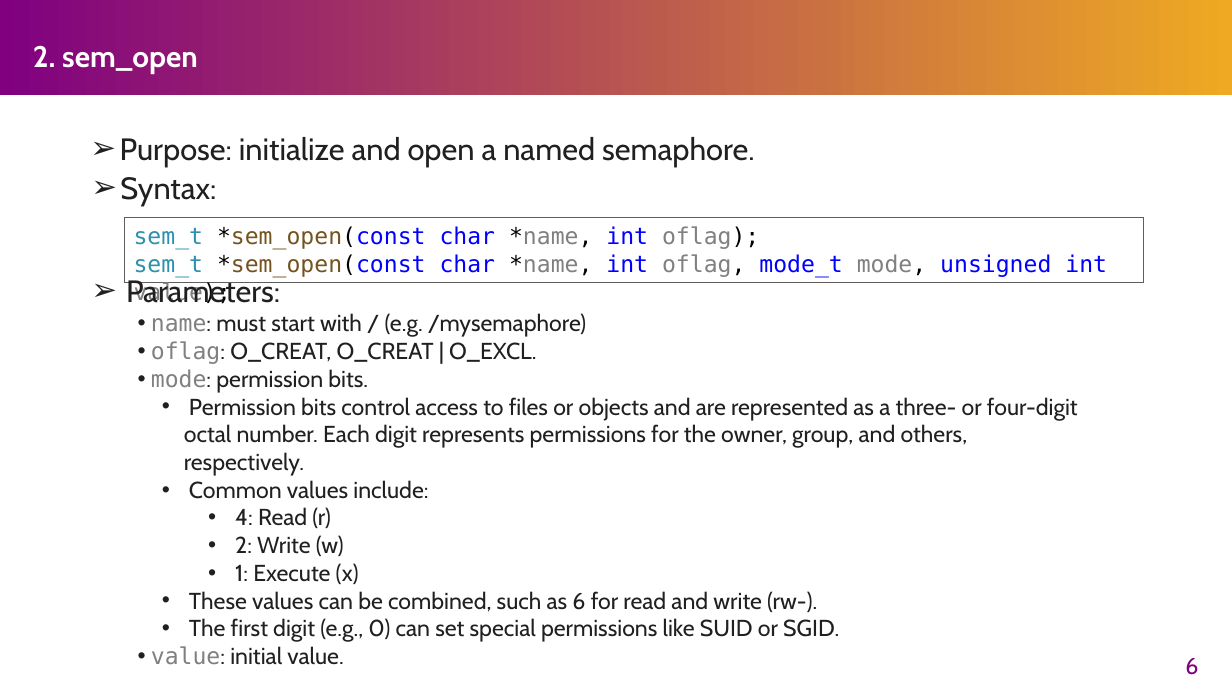
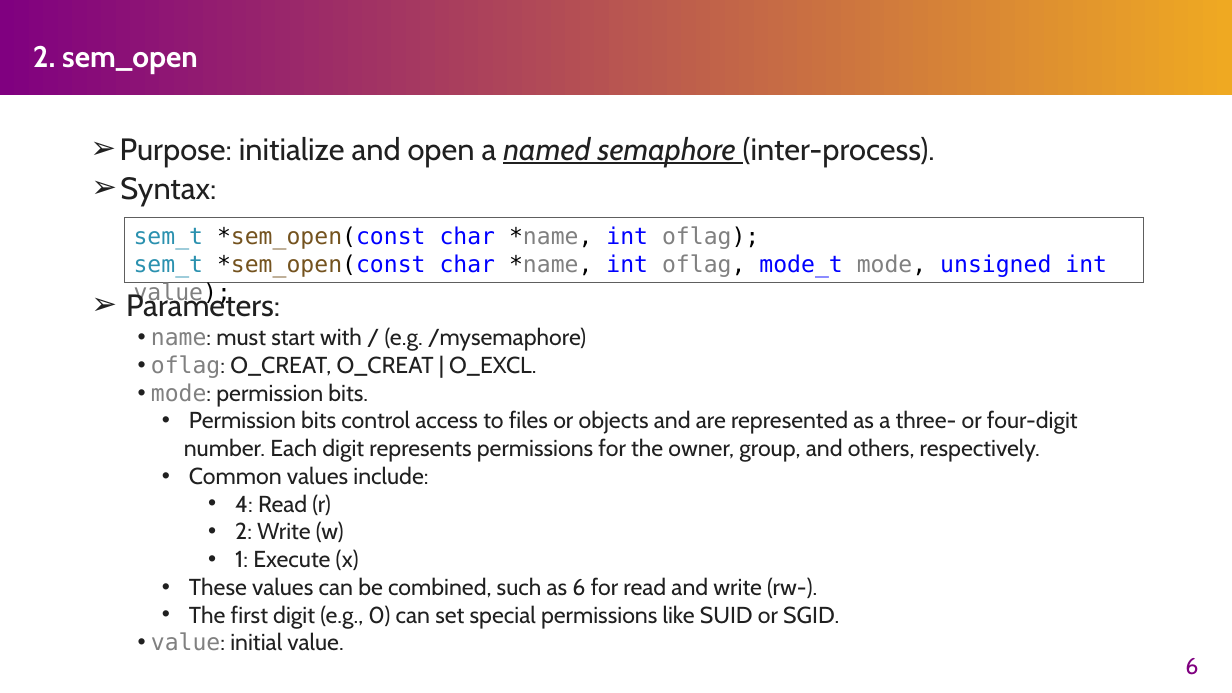
Before and after one commit to henryhxu/CSCI3150, a slide deck: slide 6 of tutorial/T06/tut06.pptx. Drawn at 1232x693 pixels with LibreOffice and Linux fonts; fonts in the diff are those of the drawing. Boxes give left, top, right and bottom in pixels: in the first picture for what was removed or moved away, otherwise in the second. Text is boxed around its words. In the diff, an @@ line names an element or a change of style, - is before the commit and + after.

```diff
--- a/tutorial/T06/tut06.pptx
+++ b/tutorial/T06/tut06.pptx
@@ text at bbox=[120, 137, 935, 166]: text changed @@
-➢ Purpose: initialize and open a named semaphore.
+➢ Purpose: initialize and open a named semaphore (inter-process).
@@ text at bbox=[184, 410, 1078, 462]: text changed @@
-    • Permission bits control access to files or objects and are represented as a three- or four-digit octal number. Each digit represents permissions for the owner, group, and others, respectively.
+    • Permission bits control access to files or objects and are represented as a three- or four-digit number. Each digit represents permissions for the owner, group, and others, respectively.
```
Also in this commit, not shown: 12 other slides changed, 2 slides added, 2 other files.
